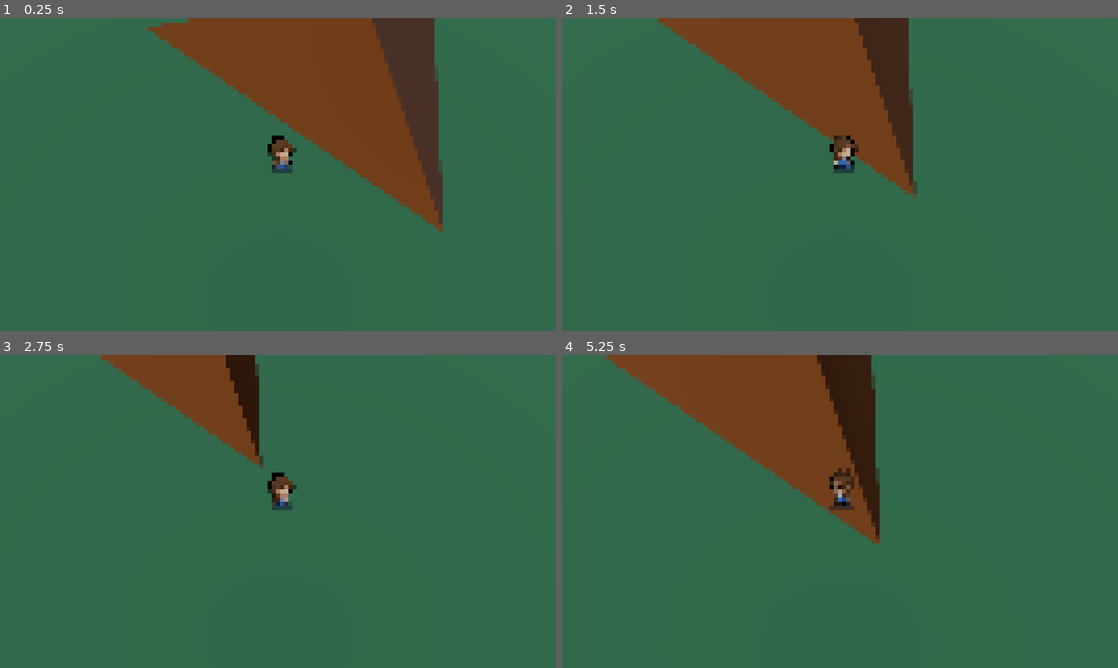
Above: before the commit, frames 1-4 (two rows, left to right).
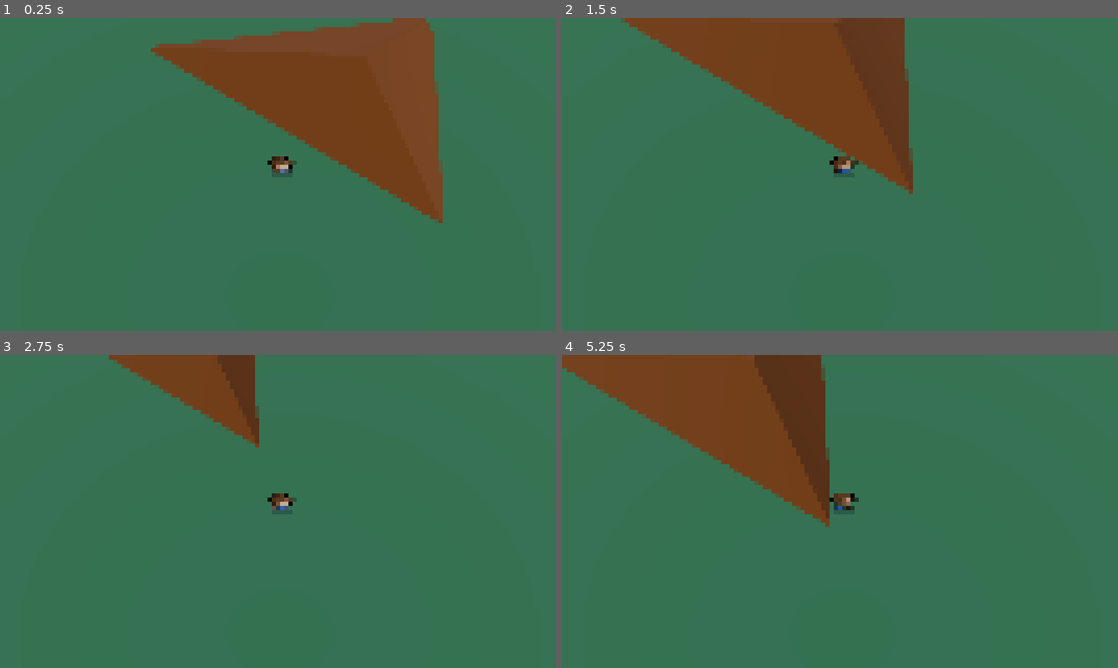
Above: after the commit, the same moments.

Repository: tahsin-s/PIxel-Perfect-3D
Game: Godot game, scene res://movement_test.tscn
Two runs of this game, one before a commit and one after it. Both use one fixed random seed, a clock stepped at 60 frames per second and the inputs below. The engine's default icon, where the game draws it, is replaced by a stand-in: a white triangle on a blue panel in a dark square.
Inputs:
- Up to frame 1 (0.25 s): no input
- Up to frame 2 (1.5 s): tap Enter (ui_accept) at 0.5, 0.77 s; hold Right (ui_right) 0.53-1.28 s; hold Down (ui_down) from 1.28 s (still down)
- Up to frame 3 (2.75 s): tap Enter (ui_accept) at 1.52 s; release Down (ui_down) at 2.03 s; hold Right (ui_right) from 2.03 s (still down)
- Up to frame 4 (5.25 s): release Right (ui_right) at 2.78 s; hold Up (ui_up) 2.78-3.53 s; tap Enter (ui_accept) at 3.02, 3.77, 4.52 s; hold Left (ui_left) 3.53-5.03 s; hold Down (ui_down) from 5.03 s (still down)

The runs differ from the first frame. In frame 1, 7.6% of the frame differs, in the area x 26-80%, y 0-69%; in frame 2, 4.8%; in frame 3, 2.7%; in frame 4, 11%, in the area x 0-58%, y 0-61%.

Commit message:
Detach scaling script

Diff:
--- a/movement_test.tscn
+++ b/movement_test.tscn
@@ -1,6 +1,5 @@
-[gd_scene load_steps=13 format=3 uid="uid://b4uhalkwbowqb"]
+[gd_scene load_steps=12 format=3 uid="uid://b4uhalkwbowqb"]
 
-[ext_resource type="Script" path="res://Scaling_preset.gd" id="1_o7ww0"]
 [ext_resource type="PackedScene" uid="uid://bgo7805p8aqfj" path="res://char scenes/player_body.tscn" id="2_a075s"]
 [ext_resource type="Shader" path="res://pixelation.gdshader" id="2_avdps"]
 [ext_resource type="Script" path="res://CameraPivot.gd" id="3_ip3mu"]
@@ -35,7 +34,6 @@
 
 [node name="Scaling_preset" type="Node3D" parent="."]
 transform = Transform3D(1, 0, 0, 0, 1, 0, 0, 0, 1, 0, -0.5, -3)
-script = ExtResource("1_o7ww0")
 
 [node name="PlayerBody" parent="Scaling_preset" instance=ExtResource("2_a075s")]
 transform = Transform3D(1, 0, 0, 0, 1, 0, 0, 0, 1, -4, 0.5, 4)
